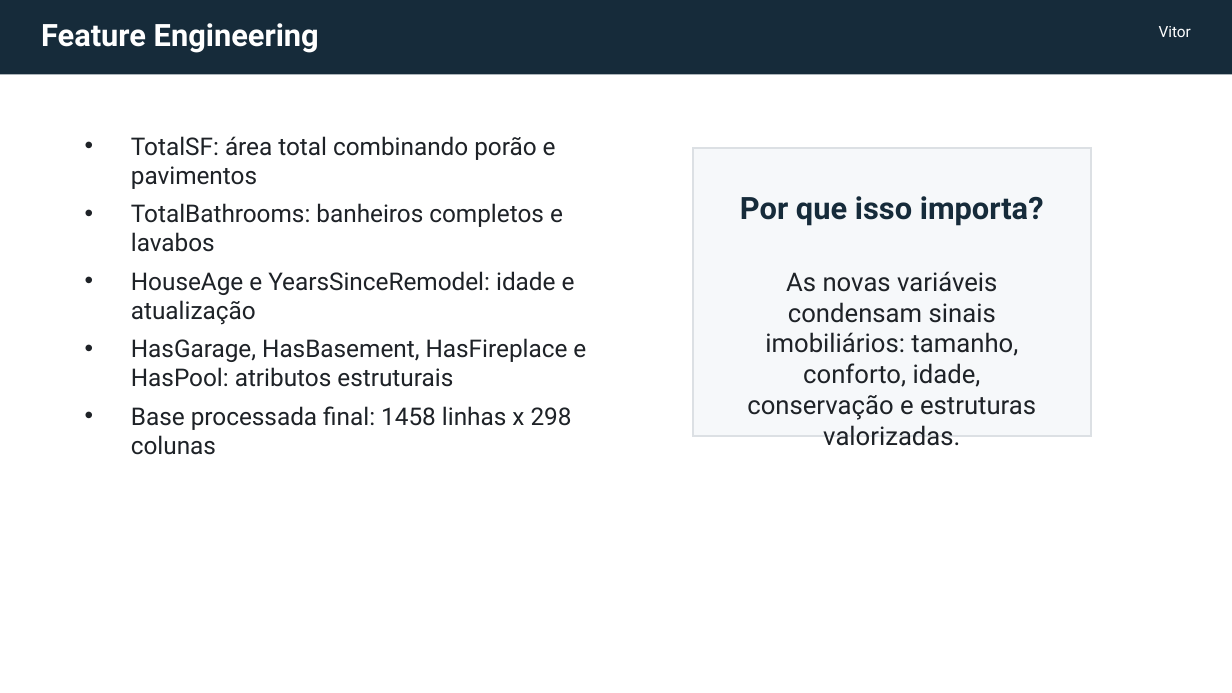
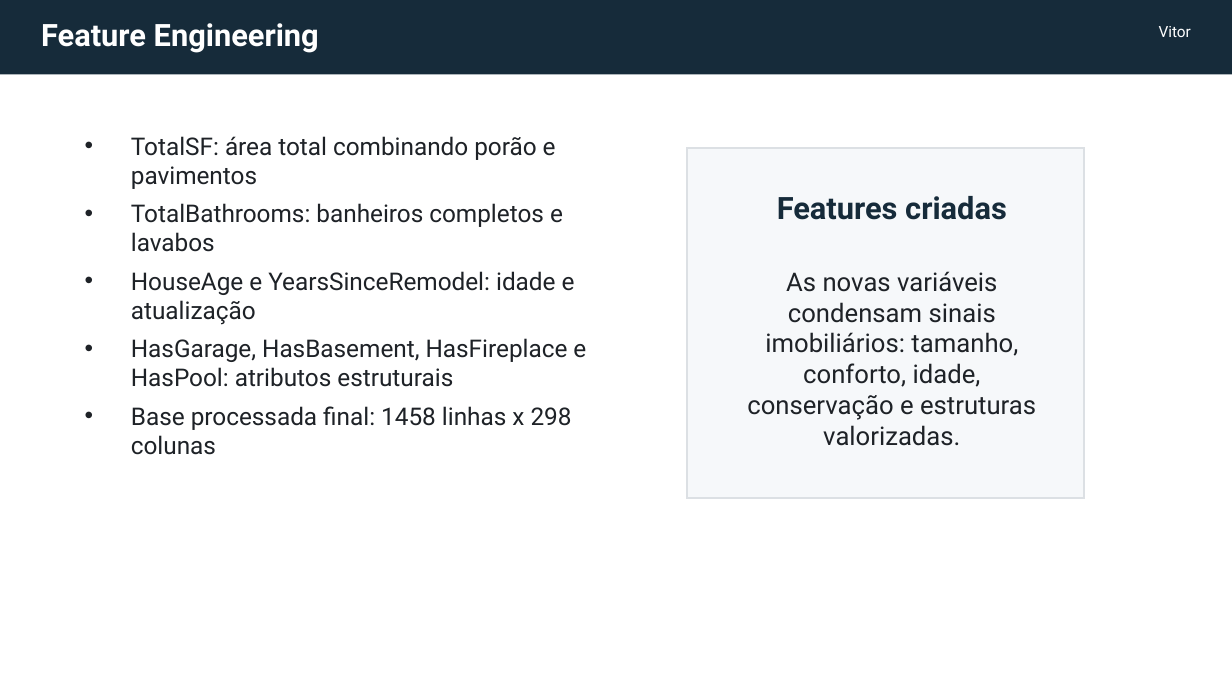
Before and after one commit to luisflipefv/analise-de-dados-c3, a slide deck: slide 5 of slides/apresentacao_house_prices_c3.pptx. Drawn at 1232x693 pixels with LibreOffice and Linux fonts; fonts in the diff are those of the drawing. Boxes give left, top, right and bottom in pixels: in the first picture for what was removed or moved away, otherwise in the second. Text is boxed around its words. In the diff, an @@ line names an element or a change of style, - is before the commit and + after.

```diff
--- a/slides/apresentacao_house_prices_c3.pptx
+++ b/slides/apresentacao_house_prices_c3.pptx
@@ rectangle: place and size @@
-rectangle at [693, 148, 1092, 436]
+rectangle at [687, 148, 1085, 498]
@@ text at [777, 196, 1007, 220]: text changed @@
-Por que isso importa?
+Features criadas
```
Also in this commit, not shown: 10 other slides changed, 1 slide added, 1 slide removed, 1 other file.
